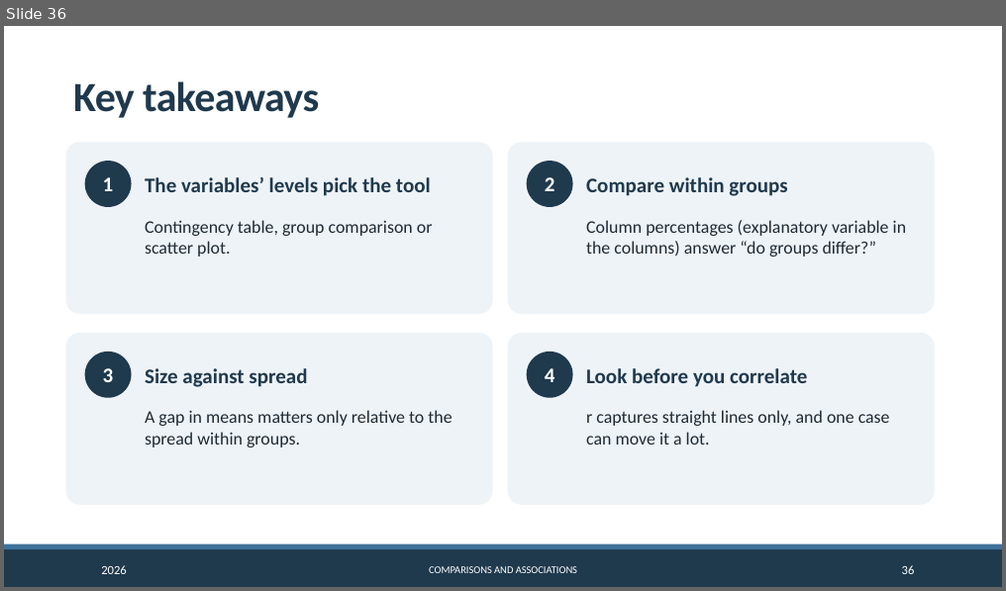
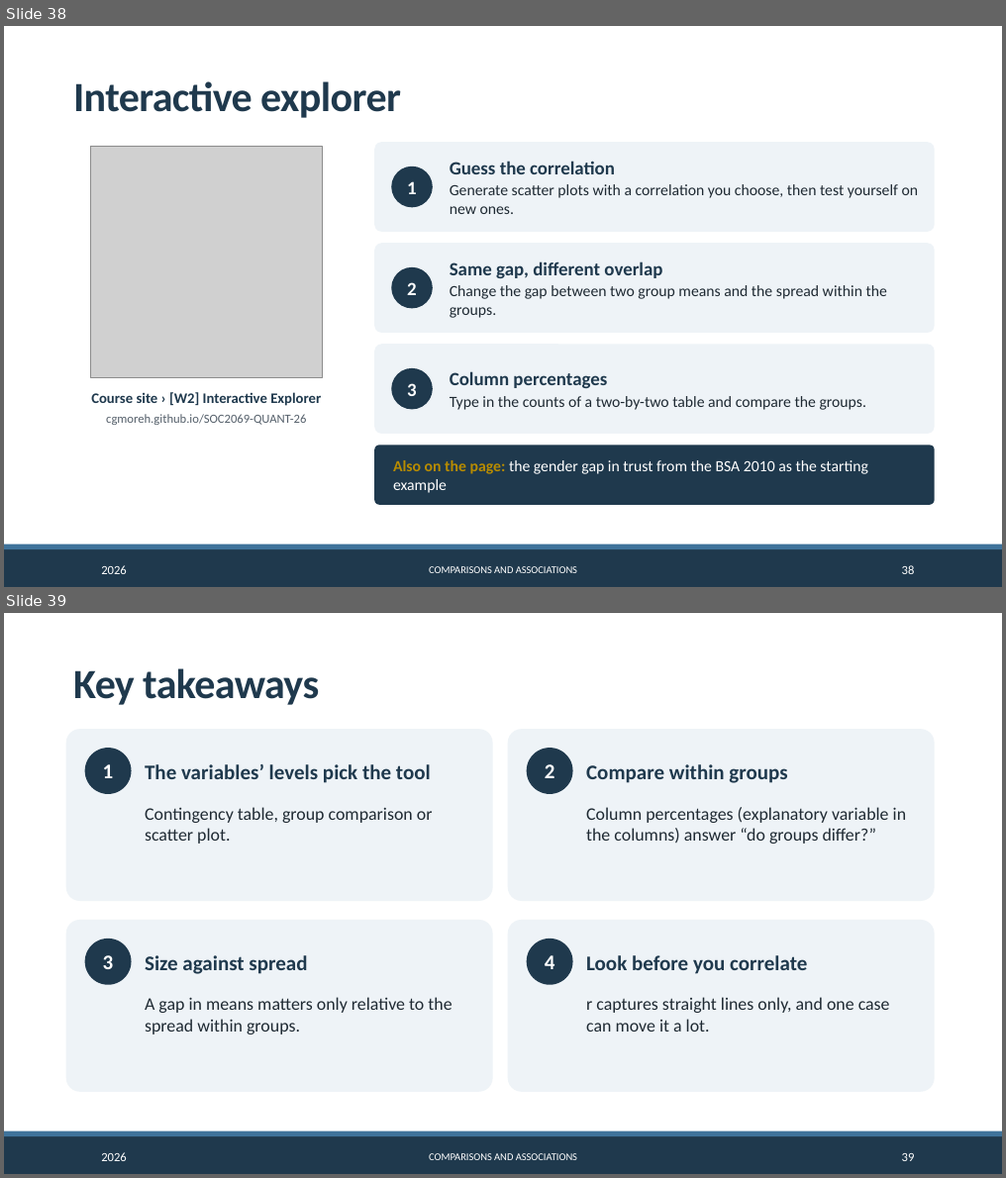
Before and after one commit to CGMoreh/SOC2069-QUANT-26, a slide deck: Materials/Slides/slides_w2.pptx. Shown one above the other, each under a label of ours: slide 36 before the commit, slides 38 and 39 after it. The pictures are 1006x591 and 1006x1178 pixels, drawn with LibreOffice and Linux fonts; fonts in the diff are those of the drawing; grey boxes stand for pictures; background and template pictures are left out. Boxes give left, top, right and bottom in pixels: in the first picture for what was removed or moved away, otherwise in the second. Text is boxed around its words. In the diff, an @@ line names an element or a change of style, - is before the commit and + after.

```diff
--- a/Materials/Slides/slides_w2.pptx
+++ b/Materials/Slides/slides_w2.pptx
@@ slide 38 added at box(4, 26, 1002, 587), background #FFFFFF; not listed: 2 template elements that a slide beside it also shows @@
@@ title added at box(73, 81, 401, 118), 40 pt, text #20394E, bold @@
+Interactive explorer
@@ rounded rectangle added at box(374, 142, 935, 232), fill #EEF3F7 @@
@@ picture added at box(90, 146, 322, 377) @@
@@ ellipse added at box(391, 167, 433, 208), fill #1F394D, 18 pt, text #FFFFFF, bold @@
+1
@@ text added at box(450, 161, 919, 214), 15 pt, text #1F2A33 @@
+Guess the correlation
+Generate scatter plots with a correlation you choose, then test yourself on new ones.
@@ rounded rectangle added at box(374, 243, 935, 333), fill #EEF3F7 @@
@@ text added at box(450, 262, 887, 318), 15 pt, text #1F2A33 @@
+Same gap, different overlap
+Change the gap between two group means and the spread within the groups.
@@ ellipse added at box(391, 268, 433, 309), fill #1F394D, 18 pt, text #FFFFFF, bold @@
+2
@@ rounded rectangle added at box(374, 344, 935, 434), fill #EEF3F7 @@
@@ ellipse added at box(391, 369, 433, 409), fill #1F394D, 18 pt, text #FFFFFF, bold @@
+3
@@ text added at box(450, 372, 867, 410), 15 pt, text #1F2A33 @@
+Column percentages
+Type in the counts of a two-by-two table and compare the groups.
@@ text added at box(91, 392, 321, 425), 14 pt, text #1F394D, bold @@
+Course site › [W2] Interactive Explorer
+cgmoreh.github.io/SOC2069-QUANT-26
@@ rounded rectangle added at box(374, 445, 935, 505), fill #1F394D @@
@@ text added at box(393, 461, 868, 493), 15 pt, text #FFFFFF @@
+Also on the page: the gender gap in trust from the BSA 2010 as the starting example
@@ text added at box(101, 566, 126, 574), 12 pt, text #FFFFFF @@
+2026
@@ text added at box(429, 567, 577, 573), 10 pt, text #FFFFFF @@
+COMPARISONS AND ASSOCIATIONS
@@ page number added at box(902, 566, 915, 574), 12 pt, text #FFFFFF @@
+38
@@ what was slide 36 is now slide 39 @@
```
Also in this commit, not shown: 5 slides changed, 2 other slides added, 36 other files.
